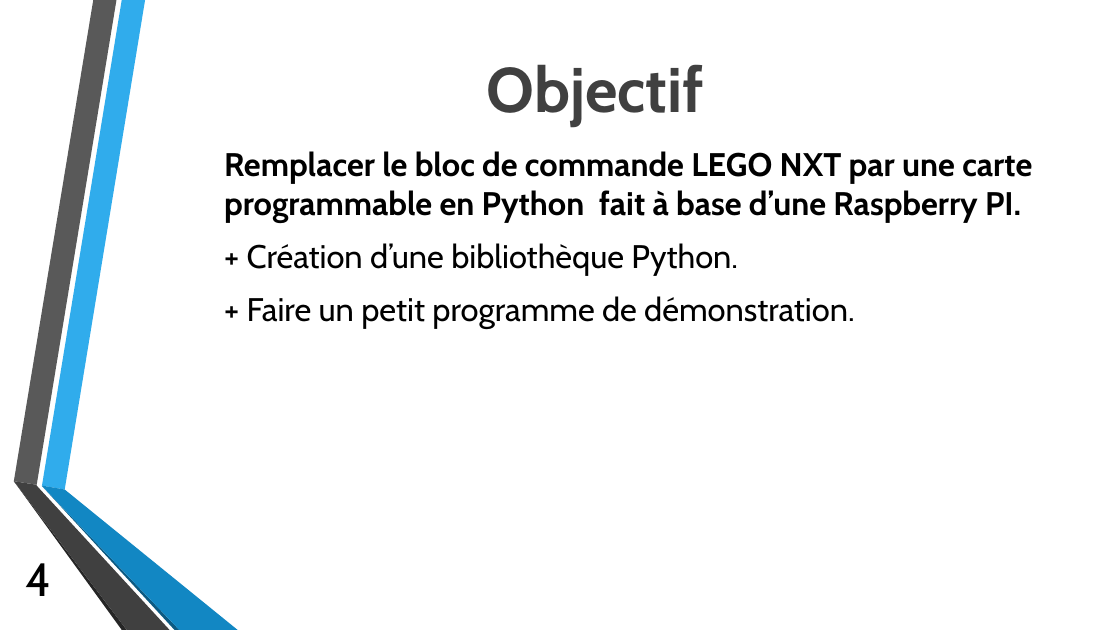
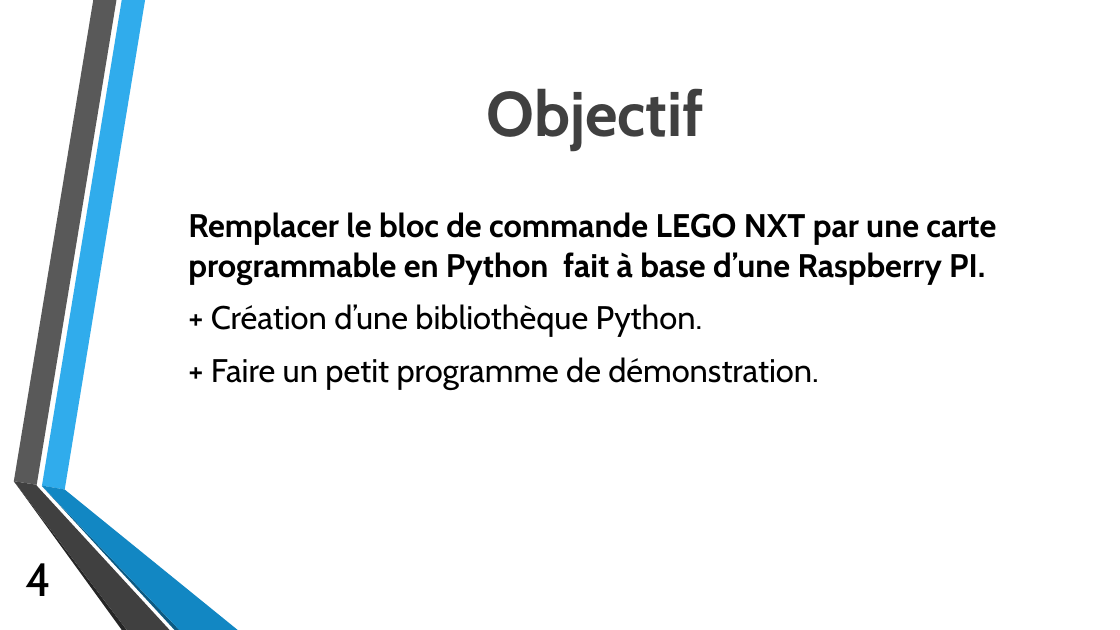
Before and after one commit to cbourree/CFM---Mindstorms, a slide deck: slide 4 of Diapo/V2_by_Ch.pptx. Drawn at 1120x630 pixels with LibreOffice and Linux fonts; fonts in the diff are those of the drawing; background and template pictures are left out. Boxes give left, top, right and bottom in pixels: in the first picture for what was removed or moved away, otherwise in the second. Text is boxed around its words. In the diff, an @@ line names an element or a change of style, - is before the commit and + after.

```diff
--- a/Diapo/V2_by_Ch.pptx
+++ b/Diapo/V2_by_Ch.pptx
@@ text "Objectif": place and size @@
-text "Objectif" at [487,64,704,127]
+text "Objectif" at [487,88,704,150]
@@ text "Remplacer le bloc de commande ...": place and size @@
-text "Remplacer le bloc de commande ..." at [224,151,1032,329]
+text "Remplacer le bloc de commande ..." at [188,212,996,390]
```
Also in this commit, not shown: 2 slides added, 4 slides removed, 1 other file.
